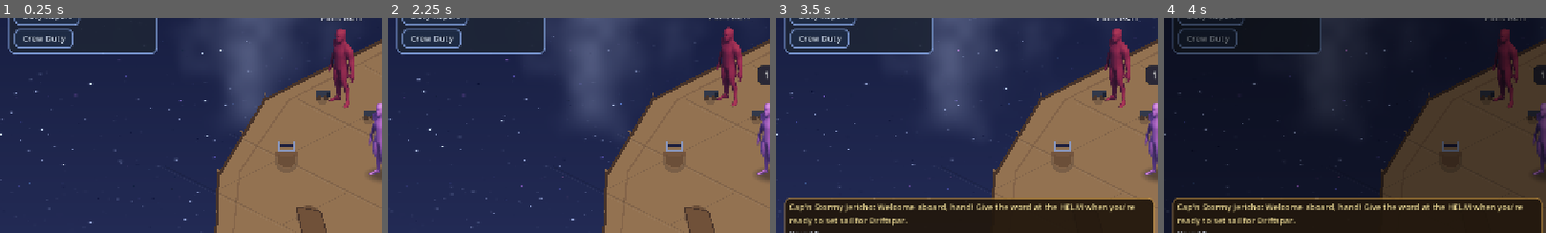
Above: before the commit, frames 1-4 (left to right).
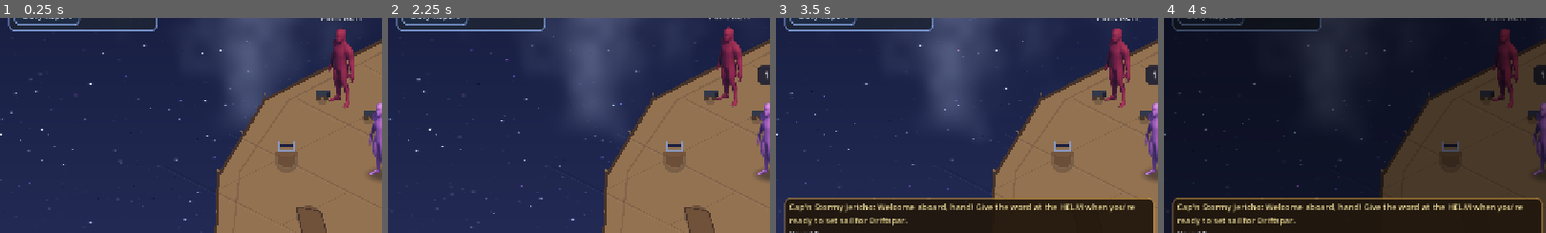
Above: after the commit, the same moments.

Repository: TairoyZone/shivaliva-shanty
Game: Godot game, scene res://levels/ship_deck/ship_deck.tscn
Same seed, same stepped clock (60 frames per second), same inputs: the game is played once before the commit and once after it. This scene is started directly instead of the project's main scene.
Inputs (mouse positions are % of the whole screen's width and height, from its top left):
- Up to frame 1 (0.25 s): no input
- Up to frame 2 (2.25 s): click (24, 95) at 0.52 s; type "12" at 0.6 s; click "All ▾" at 1.25 s; click "Send" at 2 s
- Up to frame 3 (3.5 s): click "Log" at 2.75 s
- Up to frame 4 (4 s): click "0" at 3.5 s
The pictures show only the part of the screen within x 0-50%, y 14-64%; the shares and areas given below are measured in that part.

The runs differ from the first frame. In frame 1, 1.3% of the frame differs, in the area x 2-42%, y 3-17%; in frame 2, 1.5%; in frame 3, 2.2%; in frame 4, 1.4%.

Commit message:
fix(voyage): Crew Duty button only shows when captaining your own ship
On a jobbed run the hands at the stations are the captain's crew, not yours, so posting 'your crew' there is meaningless. Gate _crew_btn visibility on PlayerState.voyage_self_captained (set only when sailing a ship you own) in addition to the mid-boarding hide. The button sits in a VBox, so it collapses with no gap on jobbed runs.

Co-Authored-By: Claude Opus 4.8 (1M context) <noreply@anthropic.com>

Diff:
--- a/levels/ship_deck/ship_deck.gd
+++ b/levels/ship_deck/ship_deck.gd
@@ -162,7 +162,9 @@
 	if _report_btn != null:
 		_report_btn.visible = not BoardingMelee.has_active()
 	if _crew_btn != null:
-		_crew_btn.visible = not BoardingMelee.has_active()   # can't reshuffle the crew mid-boarding
+		# Crew Duty (post YOUR recruited crew to stations) only makes sense when you captain your OWN ship — on
+		# a jobbed run the hands are the captain's, not yours (Troy 2026-06-10). Also hidden mid-boarding.
+		_crew_btn.visible = PlayerState.voyage_self_captained and not BoardingMelee.has_active()
 	_refresh_vitals()   # refresh the HULL + STARDUST bars (holes change as legs resolve)
 	if _arrived():
 		# Voyage's end. Also guards a redundant re-load so the last leg is never re-banked.
